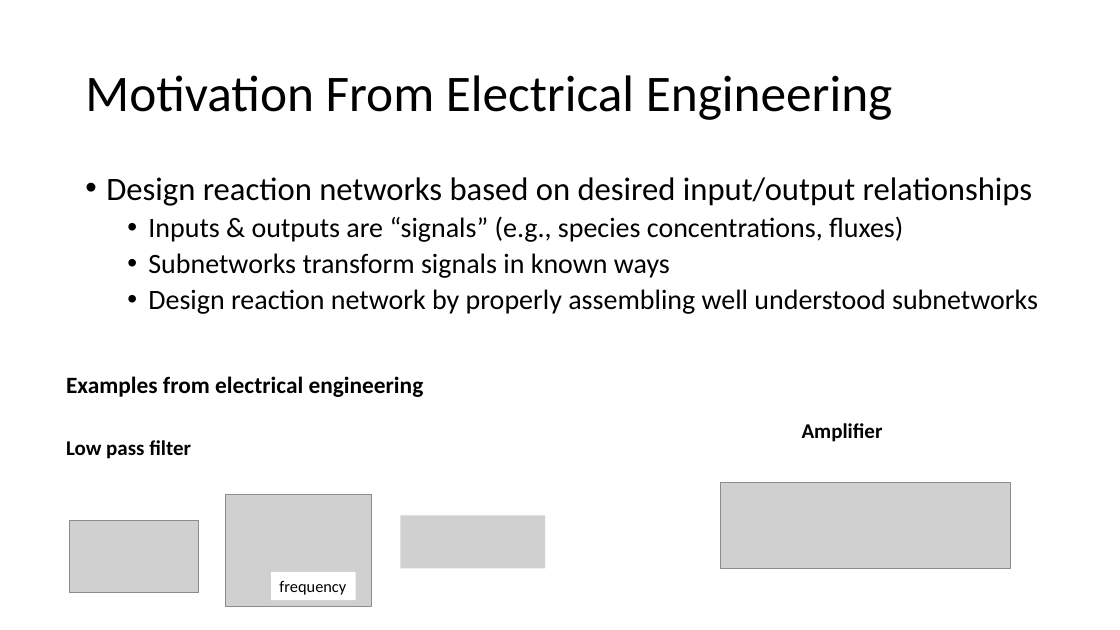
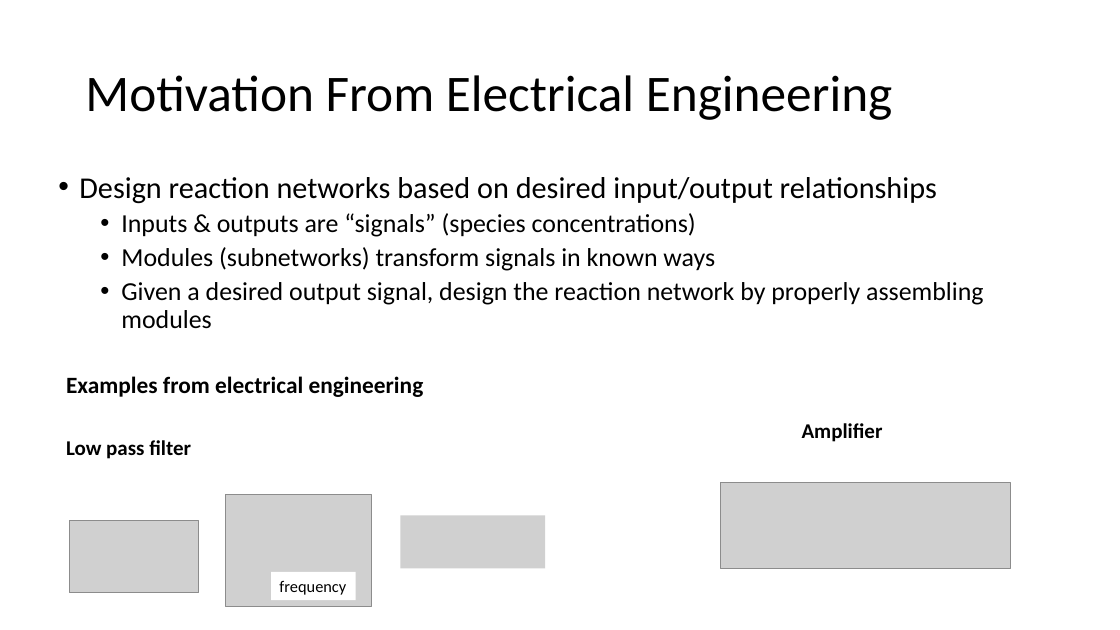
Before and after one commit to joseph-hellerstein/linear_reaction_networks, a slide deck: slide 2 of docs/module_framework.pptx. Drawn at 1120x630 pixels with LibreOffice and Linux fonts; fonts in the diff are those of the drawing; grey boxes stand for pictures. Boxes give left, top, right and bottom in pixels: in the first picture for what was removed or moved away, otherwise in the second. Text is boxed around its words. In the diff, an @@ line names an element or a change of style, - is before the commit and + after.

```diff
--- a/docs/module_framework.pptx
+++ b/docs/module_framework.pptx
@@ text "Design reaction networks based on ...": place and size @@
-text "Design reaction networks based on ..." at <box>106,177,1038,314</box>
+text "Design reaction networks based on ..." at <box>79,177,983,329</box>
@@ text at <box>79,177,937,204</box>: size 28 to 25.9 pt in "Design reaction networks based on desired input/output ..." @@
@@ text at <box>121,213,983,329</box>: text changed; size 24 to 22.2 pt @@
-  • Inputs & outputs are “signals” (e.g., species concentrations, fluxes)
-  • Subnetworks transform signals in known ways
-  • Design reaction network by properly assembling well understood subnetworks
+  • Inputs & outputs are “signals” (species concentrations)
+  • Modules (subnetworks) transform signals in known ways
+  • Given a desired output signal, design the reaction network by properly assembling modules
```
Also in this commit, not shown: 1 other slide changed, 3 slides added, 1 other file.
